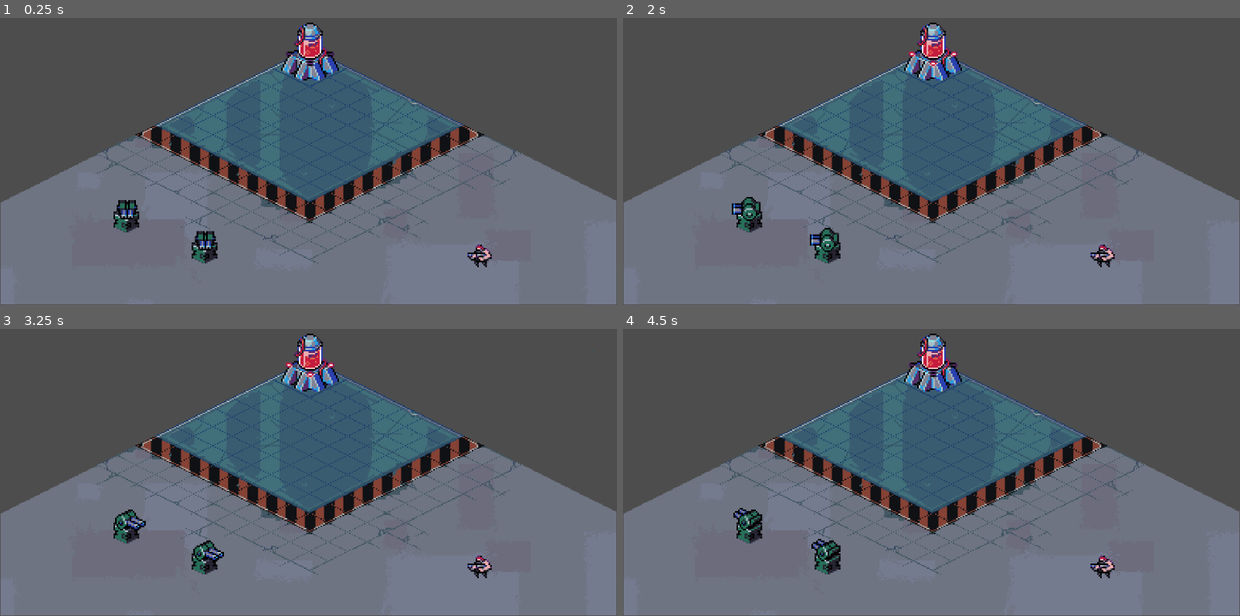
Above: before the commit, frames 1-4 (two rows, left to right).
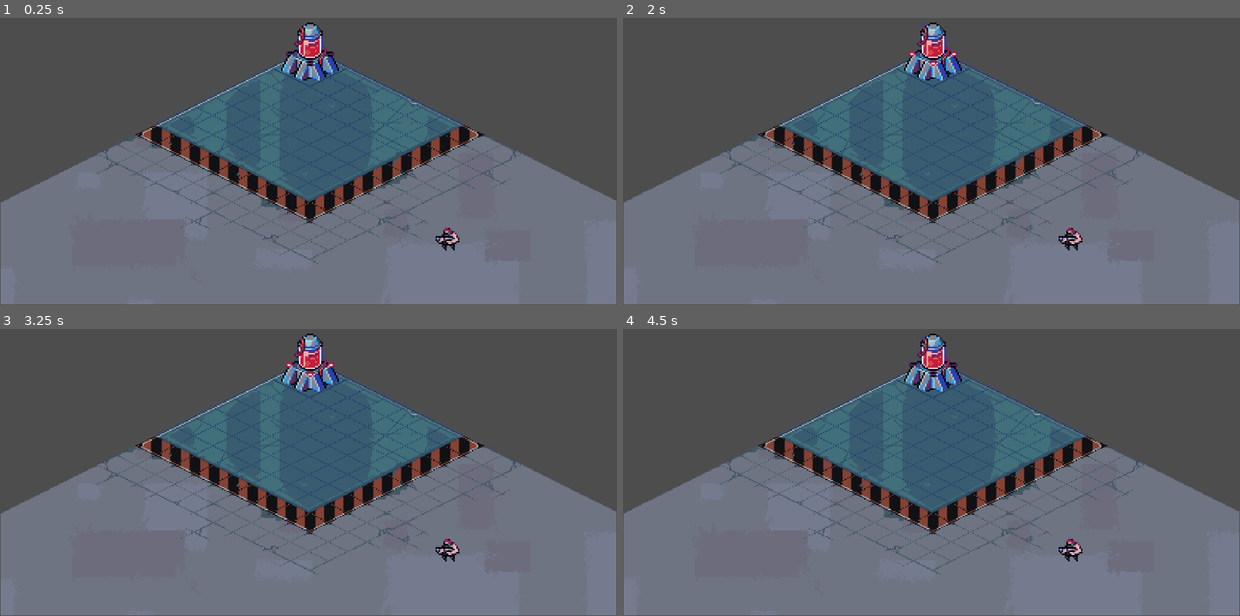
Above: after the commit, the same moments.

Repository: hadder10/Finished_game_3
Game: Godot game, scene res://scenes/main_lvl/node_2d.tscn
Two runs of this game, one before a commit and one after it. Both use one fixed random seed, a clock stepped at 60 frames per second and the inputs below.
Inputs (mouse positions are in pixels of both pictures, inside the frame that each line leads up to):
- Up to frame 1 (0.25 s): no input
- Up to frame 2 (2 s): move the mouse to (752, 213) at 0.52 s; press the mouse at (752, 213) at 0.53 s; move the mouse to (826, 244) at 1.27 s; release the mouse at (826, 244) at 1.28 s; click (826, 244) at 1.35 s
- Up to frame 3 (3.25 s): move the mouse to (370, 366) at 2.02 s; press the mouse at (370, 366) at 2.03 s; move the mouse to (277, 512) at 2.77 s; release the mouse at (277, 512) at 2.78 s; click (277, 512) at 2.85 s
- Up to frame 4 (4.5 s): move the mouse to (1116, 495) at 3.52 s; press the mouse at (1116, 495) at 3.53 s; move the mouse to (746, 392) at 4.27 s; release the mouse at (746, 392) at 4.28 s; click (746, 392) at 4.35 s

The runs differ from the first frame. In frame 1, 1.1% of the frame differs, in the area x 18-80%, y 63-87%; in frame 2, 1.2%, in the area x 17-80%, y 62-87%; in frame 3, 1.2%; in frame 4, 1.2%.

Commit message:
idk what it is)

Diff:
--- a/scenes/main_lvl/first_unit.gd
+++ b/scenes/main_lvl/first_unit.gd
@@ -10,9 +10,11 @@
 
 
 func _ready():
-	anima.play("idle")
 	initiationPos = global_position
+	get_tree().call_group("dropable_1", change_vis())
 
+func change_vis():
+	visible = false
 
 func _process(delta):
 	if dragable:
@@ -24,17 +26,20 @@
 			Global.is_dragging = false
 			var tween = get_tree().create_tween()
 			if is_inside:
-				tween.tween_property(self, "position", just_body.position, 0).set_ease(Tween.EASE_OUT)
+				tween.tween_property(self, "position", just_body.position, 0.2).set_ease(Tween.EASE_OUT)
+				anima.play("idle")
 			else:
 				tween.tween_property(self, "global_position", initiationPos, 0.2).set_ease(Tween.EASE_OUT)
 
 
 
 func _on_area_2d_body_entered(body:StaticBody2D):
-	if body.is_in_group("dropable"):
+	if body.is_in_group("dropable_1"):
 		is_inside = true
 		body.modulate = Color(Color.CORNFLOWER_BLUE, 0.5)
 	just_body = body
+
+
 
 
 func _on_area_2d_mouse_entered():
@@ -50,5 +55,6 @@
 
 
 func _on_area_2d_body_exited(body):
-	if body.is_in_group("dropable"):
+	if body.is_in_group("dropable_1"):
 		is_inside = true
+		body.modulate = Color(Color.AZURE, 0.5)
--- a/scenes/main_lvl/node_2d.tscn
+++ b/scenes/main_lvl/node_2d.tscn
@@ -1,79 +1,12 @@
-[gd_scene load_steps=21 format=3 uid="uid://c6n28eo75d5ue"]
+[gd_scene load_steps=11 format=3 uid="uid://c6n28eo75d5ue"]
 
 [ext_resource type="Script" path="res://scenes/main_lvl/Camera2D.gd" id="1_05a01"]
+[ext_resource type="PackedScene" uid="uid://ds2ygnawjjgt7" path="res://scenes/soldier.tscn" id="3_3m586"]
 [ext_resource type="Texture2D" uid="uid://d1vy8uosbn1fq" path="res://assets/world.png" id="3_5hkj6"]
-[ext_resource type="Texture2D" uid="uid://bnqv4e0pidj50" path="res://assets/basic_soldier.png" id="4_dtvpd"]
 [ext_resource type="Texture2D" uid="uid://buoouex6b2g51" path="res://assets/hq.png" id="5_to5sc"]
 [ext_resource type="Script" path="res://scenes/main_lvl/throne.gd" id="6_aieu5"]
 [ext_resource type="PackedScene" uid="uid://dushec5761vu0" path="res://scenes/tower.tscn" id="7_2236w"]
 [ext_resource type="PackedScene" uid="uid://bfcnxkbpb0tw7" path="res://scenes/platform.tscn" id="8_idcl8"]
-
-[sub_resource type="AtlasTexture" id="AtlasTexture_ya684"]
-atlas = ExtResource("4_dtvpd")
-region = Rect2(0, 0, 16, 16)
-
-[sub_resource type="AtlasTexture" id="AtlasTexture_vls2j"]
-atlas = ExtResource("4_dtvpd")
-region = Rect2(16, 0, 16, 16)
-
-[sub_resource type="AtlasTexture" id="AtlasTexture_fnpko"]
-atlas = ExtResource("4_dtvpd")
-region = Rect2(32, 0, 16, 16)
-
-[sub_resource type="AtlasTexture" id="AtlasTexture_2k4ta"]
-atlas = ExtResource("4_dtvpd")
-region = Rect2(48, 0, 16, 16)
-
-[sub_resource type="AtlasTexture" id="AtlasTexture_np31p"]
-atlas = ExtResource("4_dtvpd")
-region = Rect2(0, 0, 16, 16)
-
-[sub_resource type="AtlasTexture" id="AtlasTexture_m7umg"]
-atlas = ExtResource("4_dtvpd")
-region = Rect2(16, 0, 16, 16)
-
-[sub_resource type="AtlasTexture" id="AtlasTexture_0bdnm"]
-atlas = ExtResource("4_dtvpd")
-region = Rect2(32, 0, 16, 16)
-
-[sub_resource type="AtlasTexture" id="AtlasTexture_4lcgv"]
-atlas = ExtResource("4_dtvpd")
-region = Rect2(48, 0, 16, 16)
-
-[sub_resource type="SpriteFrames" id="SpriteFrames_uf7vs"]
-animations = [{
-"frames": [{
-"duration": 1.0,
-"texture": SubResource("AtlasTexture_ya684")
-}, {
-"duration": 1.0,
-"texture": SubResource("AtlasTexture_vls2j")
-}, {
-"duration": 1.0,
-"texture": SubResource("AtlasTexture_fnpko")
-}, {
-"duration": 1.0,
-"texture": SubResource("AtlasTexture_2k4ta")
-}, {
-"duration": 1.0,
-"texture": SubResource("AtlasTexture_np31p")
-}, {
-"duration": 1.0,
-"texture": SubResource("AtlasTexture_m7umg")
-}, {
-"duration": 1.0,
-"texture": SubResource("AtlasTexture_0bdnm")
-}, {
-"duration": 1.0,
-"texture": SubResource("AtlasTexture_4lcgv")
-}],
-"loop": true,
-"name": &"run",
-"speed": 5.0
-}]
-
-[sub_resource type="RectangleShape2D" id="RectangleShape2D_r0uqv"]
-size = Vector2(47, 44)
 
 [sub_resource type="AtlasTexture" id="AtlasTexture_hw78t"]
 atlas = ExtResource("5_to5sc")
@@ -108,23 +41,6 @@
 scale = Vector2(2.245, 2.245)
 texture = ExtResource("3_5hkj6")
 
-[node name="test_unit" type="StaticBody2D" parent="."]
-position = Vector2(321, 232)
-
-[node name="soldier_animation" type="AnimatedSprite2D" parent="test_unit"]
-scale = Vector2(3, 3)
-sprite_frames = SubResource("SpriteFrames_uf7vs")
-animation = &"run"
-frame_progress = 0.593447
-flip_h = true
-
-[node name="soldier_collide" type="CollisionShape2D" parent="test_unit"]
-shape = SubResource("RectangleShape2D_r0uqv")
-
-[node name="Sprite2D" type="Sprite2D" parent="."]
-position = Vector2(37, 38)
-scale = Vector2(3, 3)
-
 [node name="throne" type="AnimatedSprite2D" parent="."]
 position = Vector2(3, -150)
 scale = Vector2(3, 3)
@@ -135,13 +51,56 @@
 script = ExtResource("6_aieu5")
 
 [node name="platform_1" parent="." instance=ExtResource("8_idcl8")]
-position = Vector2(-108, 22)
+position = Vector2(-70, 40)
 
 [node name="platform_2" parent="." instance=ExtResource("8_idcl8")]
-position = Vector2(108, -13)
+position = Vector2(2.98023e-06, 4)
+
+[node name="platform_3" parent="." instance=ExtResource("8_idcl8")]
+position = Vector2(1, 77)
+
+[node name="platform_4" parent="." instance=ExtResource("8_idcl8")]
+position = Vector2(73, 42)
+
+[node name="platform_5" parent="." instance=ExtResource("8_idcl8")]
+position = Vector2(144, 4)
+scale = Vector2(1, 1)
+
+[node name="platform_6" parent="." instance=ExtResource("8_idcl8")]
+position = Vector2(216, -31)
+
+[node name="platform_7" parent="." instance=ExtResource("8_idcl8")]
+position = Vector2(72, -31)
+
+[node name="platform_8" parent="." instance=ExtResource("8_idcl8")]
+position = Vector2(144, -67)
+
+[node name="platform_9" parent="." instance=ExtResource("8_idcl8")]
+position = Vector2(-141, 3.00001)
+
+[node name="platform_10" parent="." instance=ExtResource("8_idcl8")]
+position = Vector2(-71, -30)
+
+[node name="platform_11" parent="." instance=ExtResource("8_idcl8")]
+position = Vector2(-1.78814e-06, -68)
+
+[node name="platform_12" parent="." instance=ExtResource("8_idcl8")]
+position = Vector2(72, -102)
+
+[node name="platform_13" parent="." instance=ExtResource("8_idcl8")]
+position = Vector2(-71, -103)
+
+[node name="platform_14" parent="." instance=ExtResource("8_idcl8")]
+position = Vector2(-143, -67)
+
+[node name="platform_15" parent="." instance=ExtResource("8_idcl8")]
+position = Vector2(-214, -32)
 
 [node name="sec_tower2" parent="." instance=ExtResource("7_2236w")]
 position = Vector2(-340, 177)
 
 [node name="sec_tower3" parent="." instance=ExtResource("7_2236w")]
 position = Vector2(-194, 235)
+
+[node name="test_unit" parent="." instance=ExtResource("3_3m586")]
+position = Vector2(261, 222)
--- a/scenes/main_lvl/platform_1.gd
+++ b/scenes/main_lvl/platform_1.gd
@@ -1,6 +1,7 @@
 extends StaticBody2D
 
-
+func _ready():
+	modulate = Color(Color.AZURE, 0.5)
 
 func _process(delta):
 	if Global.is_dragging:
--- a/scenes/platform.tscn
+++ b/scenes/platform.tscn
@@ -7,6 +7,7 @@
 
 [node name="platform_1" type="StaticBody2D" groups=["dropable"]]
 rotation = 0.532325
+scale = Vector2(1.1, 1.1)
 skew = 0.514872
 script = ExtResource("1_3u8j7")
 
--- /dev/null
+++ b/scenes/soldier.tscn
@@ -0,0 +1,86 @@
+[gd_scene load_steps=12 format=3 uid="uid://ds2ygnawjjgt7"]
+
+[ext_resource type="Texture2D" uid="uid://bnqv4e0pidj50" path="res://assets/basic_soldier.png" id="1_c8so2"]
+
+[sub_resource type="AtlasTexture" id="AtlasTexture_ya684"]
+atlas = ExtResource("1_c8so2")
+region = Rect2(0, 0, 16, 16)
+
+[sub_resource type="AtlasTexture" id="AtlasTexture_vls2j"]
+atlas = ExtResource("1_c8so2")
+region = Rect2(16, 0, 16, 16)
+
+[sub_resource type="AtlasTexture" id="AtlasTexture_fnpko"]
+atlas = ExtResource("1_c8so2")
+region = Rect2(32, 0, 16, 16)
+
+[sub_resource type="AtlasTexture" id="AtlasTexture_2k4ta"]
+atlas = ExtResource("1_c8so2")
+region = Rect2(48, 0, 16, 16)
+
+[sub_resource type="AtlasTexture" id="AtlasTexture_np31p"]
+atlas = ExtResource("1_c8so2")
+region = Rect2(0, 0, 16, 16)
+
+[sub_resource type="AtlasTexture" id="AtlasTexture_m7umg"]
+atlas = ExtResource("1_c8so2")
+region = Rect2(16, 0, 16, 16)
+
+[sub_resource type="AtlasTexture" id="AtlasTexture_0bdnm"]
+atlas = ExtResource("1_c8so2")
+region = Rect2(32, 0, 16, 16)
+
+[sub_resource type="AtlasTexture" id="AtlasTexture_4lcgv"]
+atlas = ExtResource("1_c8so2")
+region = Rect2(48, 0, 16, 16)
+
+[sub_resource type="SpriteFrames" id="SpriteFrames_uf7vs"]
+animations = [{
+"frames": [{
+"duration": 1.0,
+"texture": SubResource("AtlasTexture_ya684")
+}, {
+"duration": 1.0,
+"texture": SubResource("AtlasTexture_vls2j")
+}, {
+"duration": 1.0,
+"texture": SubResource("AtlasTexture_fnpko")
+}, {
+"duration": 1.0,
+"texture": SubResource("AtlasTexture_2k4ta")
+}, {
+"duration": 1.0,
+"texture": SubResource("AtlasTexture_np31p")
+}, {
+"duration": 1.0,
+"texture": SubResource("AtlasTexture_m7umg")
+}, {
+"duration": 1.0,
+"texture": SubResource("AtlasTexture_0bdnm")
+}, {
+"duration": 1.0,
+"texture": SubResource("AtlasTexture_4lcgv")
+}],
+"loop": true,
+"name": &"run",
+"speed": 5.0
+}]
+
+[sub_resource type="RectangleShape2D" id="RectangleShape2D_r0uqv"]
+size = Vector2(47, 44)
+
+[node name="test_unit" type="Node2D"]
+
+[node name="soldier_animation" type="AnimatedSprite2D" parent="."]
+position = Vector2(0, -21)
+scale = Vector2(3, 3)
+sprite_frames = SubResource("SpriteFrames_uf7vs")
+animation = &"run"
+frame_progress = 0.673928
+flip_h = true
+
+[node name="Area2D" type="Area2D" parent="."]
+
+[node name="soldier_collide" type="CollisionShape2D" parent="Area2D"]
+position = Vector2(0, -22)
+shape = SubResource("RectangleShape2D_r0uqv")
--- a/scenes/tower.tscn
+++ b/scenes/tower.tscn
@@ -7,33 +7,25 @@
 atlas = ExtResource("2_01u4q")
 region = Rect2(0, 0, 24, 24)
 
-[sub_resource type="AtlasTexture" id="AtlasTexture_rth8f"]
+[sub_resource type="AtlasTexture" id="AtlasTexture_kqitp"]
 atlas = ExtResource("2_01u4q")
 region = Rect2(24, 0, 24, 24)
 
-[sub_resource type="AtlasTexture" id="AtlasTexture_k6xta"]
+[sub_resource type="AtlasTexture" id="AtlasTexture_rt1nx"]
 atlas = ExtResource("2_01u4q")
 region = Rect2(48, 0, 24, 24)
 
-[sub_resource type="AtlasTexture" id="AtlasTexture_t3n4d"]
+[sub_resource type="AtlasTexture" id="AtlasTexture_heul2"]
 atlas = ExtResource("2_01u4q")
-region = Rect2(72, 0, 24, 24)
+region = Rect2(0, 0, 24, 24)
 
-[sub_resource type="AtlasTexture" id="AtlasTexture_4brnx"]
+[sub_resource type="AtlasTexture" id="AtlasTexture_08ofc"]
 atlas = ExtResource("2_01u4q")
-region = Rect2(96, 0, 24, 24)
+region = Rect2(168, 0, 24, 24)
 
-[sub_resource type="AtlasTexture" id="AtlasTexture_8wa7u"]
-atlas = ExtResource("2_01u4q")
-region = Rect2(120, 0, 24, 24)
-
-[sub_resource type="AtlasTexture" id="AtlasTexture_gdqrd"]
+[sub_resource type="AtlasTexture" id="AtlasTexture_ou2dq"]
 atlas = ExtResource("2_01u4q")
 region = Rect2(144, 0, 24, 24)
-
-[sub_resource type="AtlasTexture" id="AtlasTexture_uuy24"]
-atlas = ExtResource("2_01u4q")
-region = Rect2(168, 0, 24, 24)
 
 [sub_resource type="AtlasTexture" id="AtlasTexture_gxm64"]
 atlas = ExtResource("2_01u4q")
@@ -94,25 +86,25 @@
 "texture": SubResource("AtlasTexture_51jv3")
 }, {
 "duration": 1.0,
-"texture": SubResource("AtlasTexture_rth8f")
+"texture": SubResource("AtlasTexture_kqitp")
 }, {
 "duration": 1.0,
-"texture": SubResource("AtlasTexture_k6xta")
+"texture": SubResource("AtlasTexture_rt1nx")
 }, {
 "duration": 1.0,
-"texture": SubResource("AtlasTexture_t3n4d")
+"texture": SubResource("AtlasTexture_kqitp")
 }, {
 "duration": 1.0,
-"texture": SubResource("AtlasTexture_4brnx")
+"texture": SubResource("AtlasTexture_heul2")
 }, {
 "duration": 1.0,
-"texture": SubResource("AtlasTexture_8wa7u")
+"texture": SubResource("AtlasTexture_08ofc")
 }, {
 "duration": 1.0,
-"texture": SubResource("AtlasTexture_gdqrd")
+"texture": SubResource("AtlasTexture_ou2dq")
 }, {
 "duration": 1.0,
-"texture": SubResource("AtlasTexture_uuy24")
+"texture": SubResource("AtlasTexture_08ofc")
 }],
 "loop": true,
 "name": &"idle",
@@ -183,9 +175,7 @@
 position = Vector2(0, -22)
 scale = Vector2(3, 3)
 sprite_frames = SubResource("SpriteFrames_3d4fj")
-animation = &"rotation_right"
-frame = 3
-frame_progress = 1.0
+animation = &"idle"
 
 [node name="Area2D" type="Area2D" parent="."]
 
Not shown: 1 places in scenes/tower.tscn that only renumber resources
